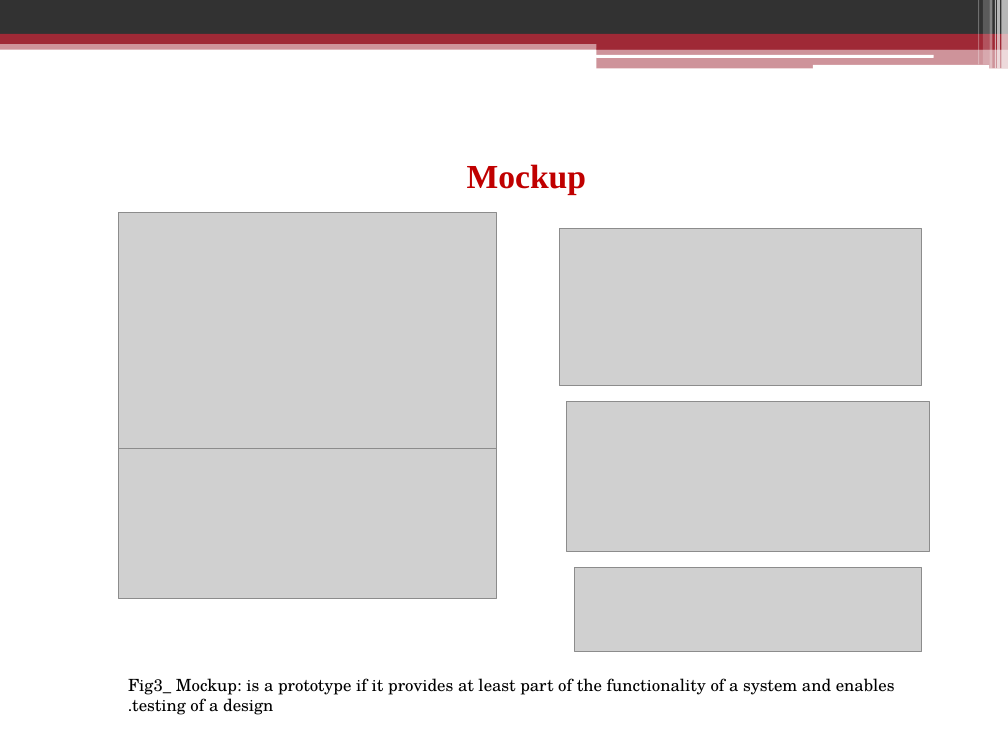
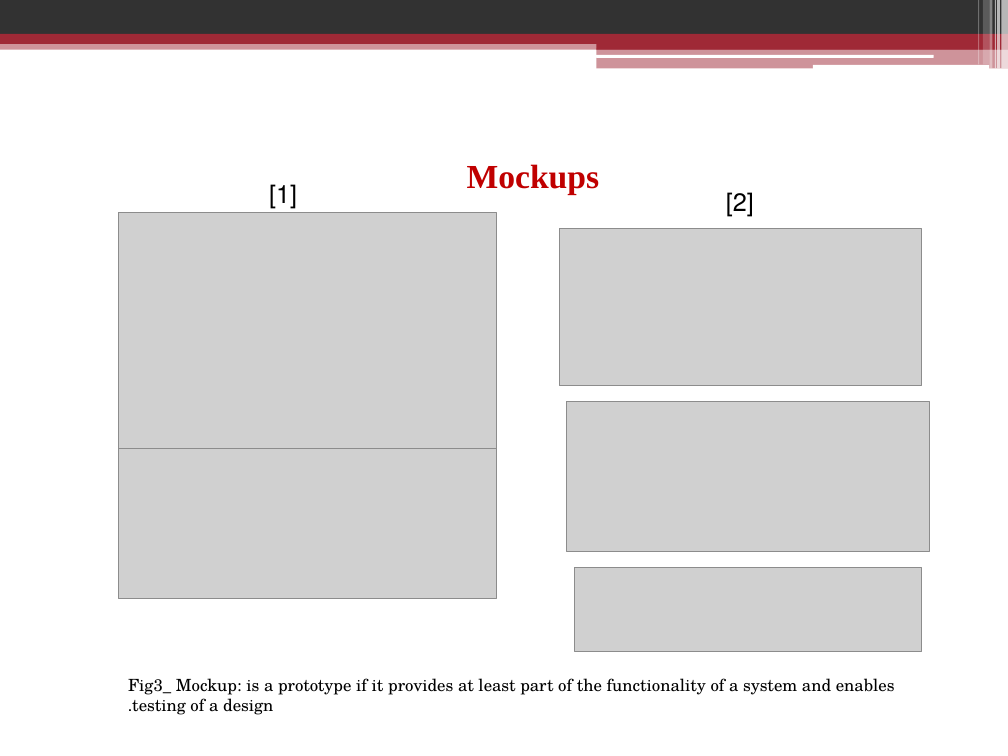
Before and after one commit to HanaZRasheed/Cohort5_WebDev_DanaAlsawalha, a slide deck: slide 7 of FinalAssigment-Ministry of social development project/Presentation.pptx. Drawn at 1008x756 pixels with LibreOffice and Linux fonts; fonts in the diff are those of the drawing; grey boxes stand for pictures. Boxes give left, top, right and bottom in pixels: in the first picture for what was removed or moved away, otherwise in the second. Text is boxed around its words. In the diff, an @@ line names an element or a change of style, - is before the commit and + after.

```diff
--- a/FinalAssigment-Ministry of social development project/Presentation.pptx
+++ b/FinalAssigment-Ministry of social development project/Presentation.pptx
@@ text at <box>467,164,600,194</box>: text changed @@
-Mockup
+Mockups
@@ text added at <box>276,185,290,203</box>, 18 pt, text #000000 @@
+[1]
@@ text added at <box>733,193,747,211</box>, 18 pt, text #000000 @@
+[2]
```
Also in this commit, not shown: 4 other slides changed, 1 slide added, 1 slide removed.
